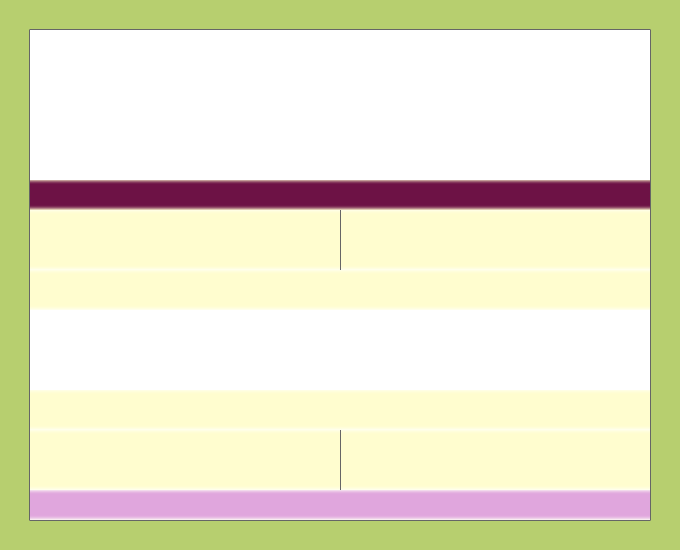
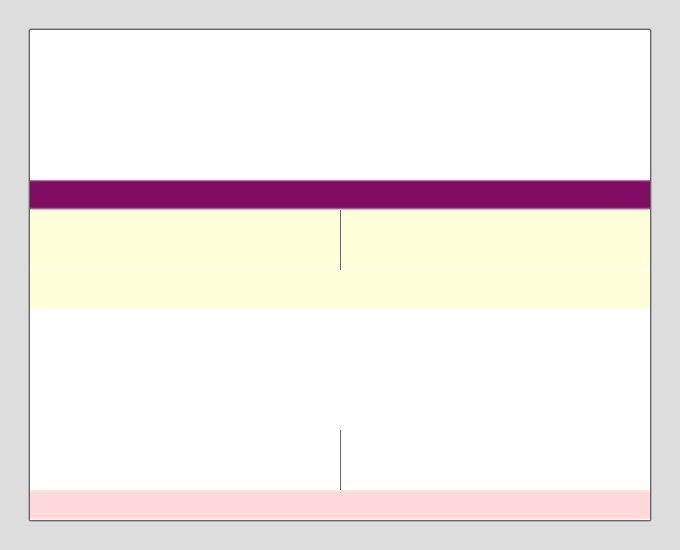
Layer changes from the first w=680, h=550 image to the second:
painted on "navbar" over (30, 180, 650, 210)
painted on "header boxes" over (30, 212, 650, 267)
removed layer "footer boxes" over (30, 430, 650, 490)
painted on "header widget" over (30, 272, 650, 307)
removed layer "footer widget" over (30, 390, 650, 430)
moved "footer" above "canvas", painted on it over (30, 490, 650, 520)
painted on "Background" over (0, 0, 680, 550)
